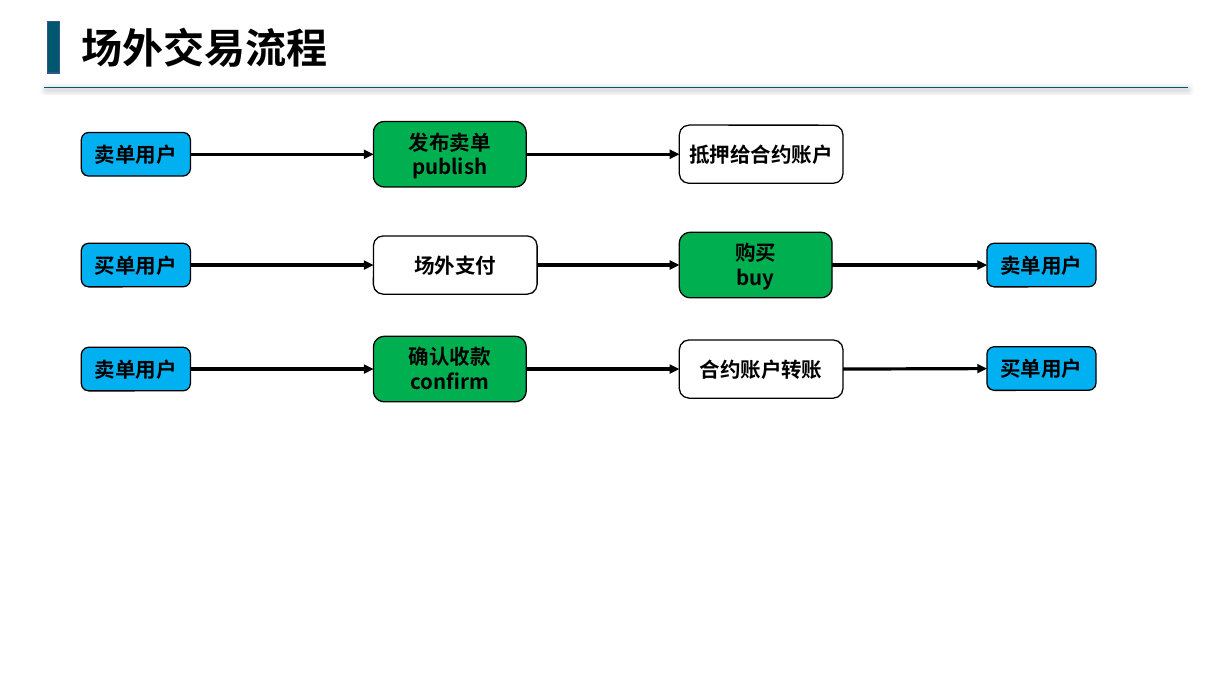
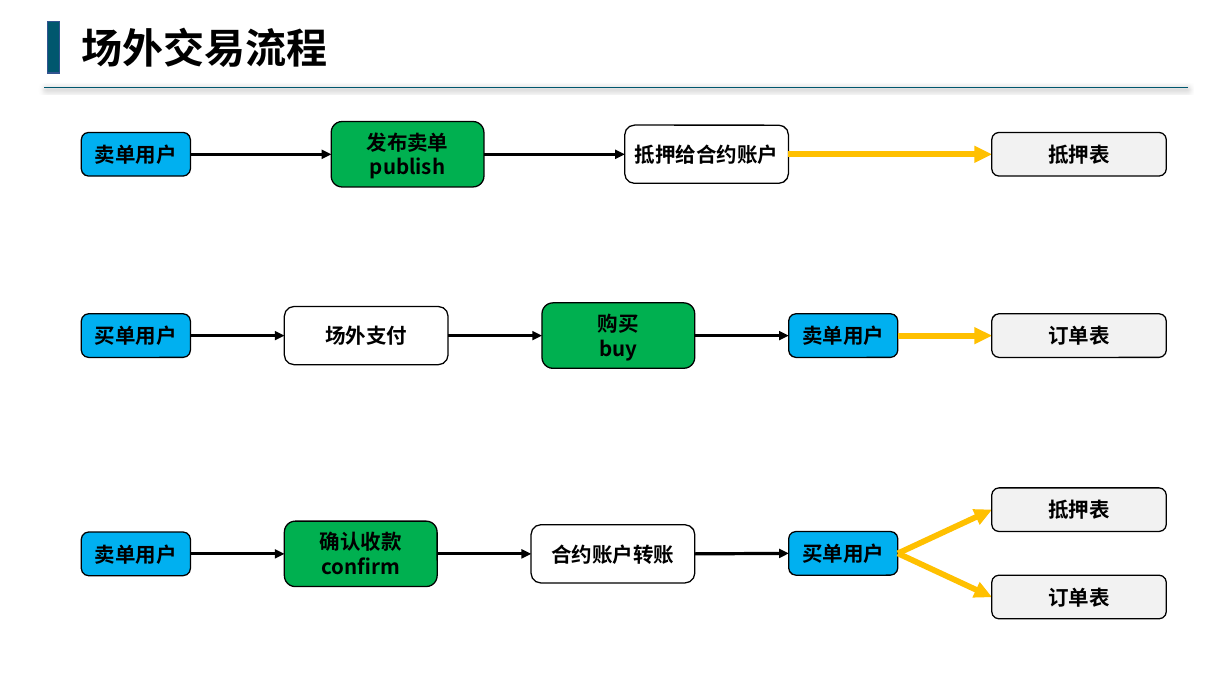
Before and after one commit to buddhachain/buddhaContract, a slide deck: slide 3 of doc/09.场外交易.pptx. Drawn at 1232x693 pixels with LibreOffice and Linux fonts; fonts in the diff are those of the drawing. Boxes give left, top, right and bottom in pixels: in the first picture for what was removed or moved away, otherwise in the second. Text is boxed around its words. In the diff, an @@ line names an element or a change of style, - is before the commit and + after.

```diff
--- a/doc/09.场外交易.pptx
+++ b/doc/09.场外交易.pptx
@@ rounded rectangle "发布卖单" moved from (x1=373, y1=122, x2=526, y2=188) to (x1=331, y1=122, x2=483, y2=188) @@
@@ rounded rectangle "抵押给合约账户" moved from (x1=679, y1=125, x2=843, y2=183) to (x1=625, y1=125, x2=788, y2=183) @@
@@ rounded rectangle added at (x1=992, y1=132, x2=1166, y2=176), fill #F2F2F2, outline #000000 1 pt, 16 pt, text #000000, bold @@
+抵押表
@@ arrow moved from (190, 154) - (373, 154) to (190, 154) - (331, 154) @@
@@ arrow moved from (527, 154) - (679, 154) to (484, 154) - (625, 154) @@
@@ arrow added from (788, 154) to (992, 154), #FFC000 4.5 pt @@
@@ rounded rectangle "买单用户" moved from (x1=81, y1=243, x2=190, y2=287) to (x1=81, y1=314, x2=190, y2=358) @@
@@ rounded rectangle "场外支付" moved from (x1=373, y1=236, x2=537, y2=294) to (x1=285, y1=307, x2=448, y2=365) @@
@@ rounded rectangle "购买" moved from (x1=679, y1=232, x2=832, y2=298) to (x1=543, y1=303, x2=695, y2=369) @@
@@ rounded rectangle "卖单用户" moved from (x1=987, y1=243, x2=1096, y2=287) to (x1=789, y1=314, x2=898, y2=358) @@
@@ rounded rectangle added at (x1=992, y1=314, x2=1166, y2=358), fill #F2F2F2, outline #000000 1 pt, 16 pt, text #000000, bold @@
+订单表
@@ arrow moved from (190, 265) - (373, 265) to (190, 335) - (285, 335) @@
@@ arrow moved from (537, 265) - (679, 265) to (448, 335) - (543, 335) @@
@@ arrow moved from (833, 265) - (987, 265) to (695, 335) - (789, 335) @@
@@ arrow added from (898, 335) to (992, 335), #FFC000 4.5 pt @@
@@ rounded rectangle added at (x1=992, y1=488, x2=1166, y2=531), fill #F2F2F2, outline #000000 1 pt, 16 pt, text #000000, bold @@
+抵押表
@@ rounded rectangle "卖单用户" moved from (x1=81, y1=348, x2=190, y2=391) to (x1=81, y1=532, x2=190, y2=576) @@
@@ rounded rectangle "确认收款" moved from (x1=373, y1=336, x2=526, y2=402) to (x1=285, y1=521, x2=437, y2=587) @@
@@ rounded rectangle "合约账户转账" moved from (x1=679, y1=340, x2=843, y2=398) to (x1=531, y1=525, x2=695, y2=583) @@
@@ rounded rectangle "买单用户" moved from (x1=987, y1=347, x2=1096, y2=390) to (x1=789, y1=531, x2=898, y2=575) @@
@@ arrow added from (898, 554) to (992, 510), #FFC000 4.5 pt @@
@@ arrow moved from (190, 369) - (373, 369) to (190, 554) - (285, 554) @@
@@ arrow moved from (527, 369) - (679, 369) to (437, 554) - (531, 554) @@
@@ arrow moved from (843, 369) - (987, 369) to (695, 554) - (789, 554) @@
@@ arrow added from (898, 554) to (992, 597), #FFC000 4.5 pt @@
@@ rounded rectangle added at (x1=992, y1=576, x2=1166, y2=619), fill #F2F2F2, outline #000000 1 pt, 16 pt, text #000000, bold @@
+订单表
```
Also in this commit, not shown: 2 other slides changed.
